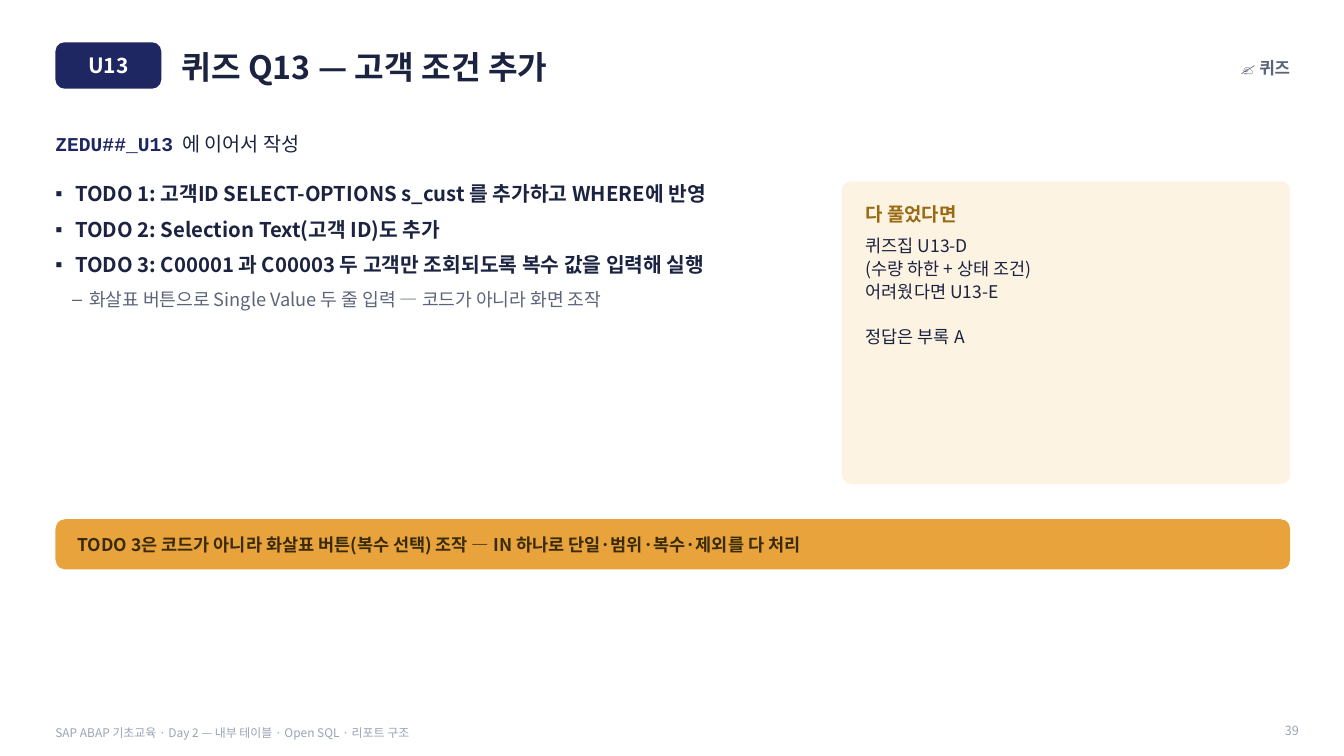
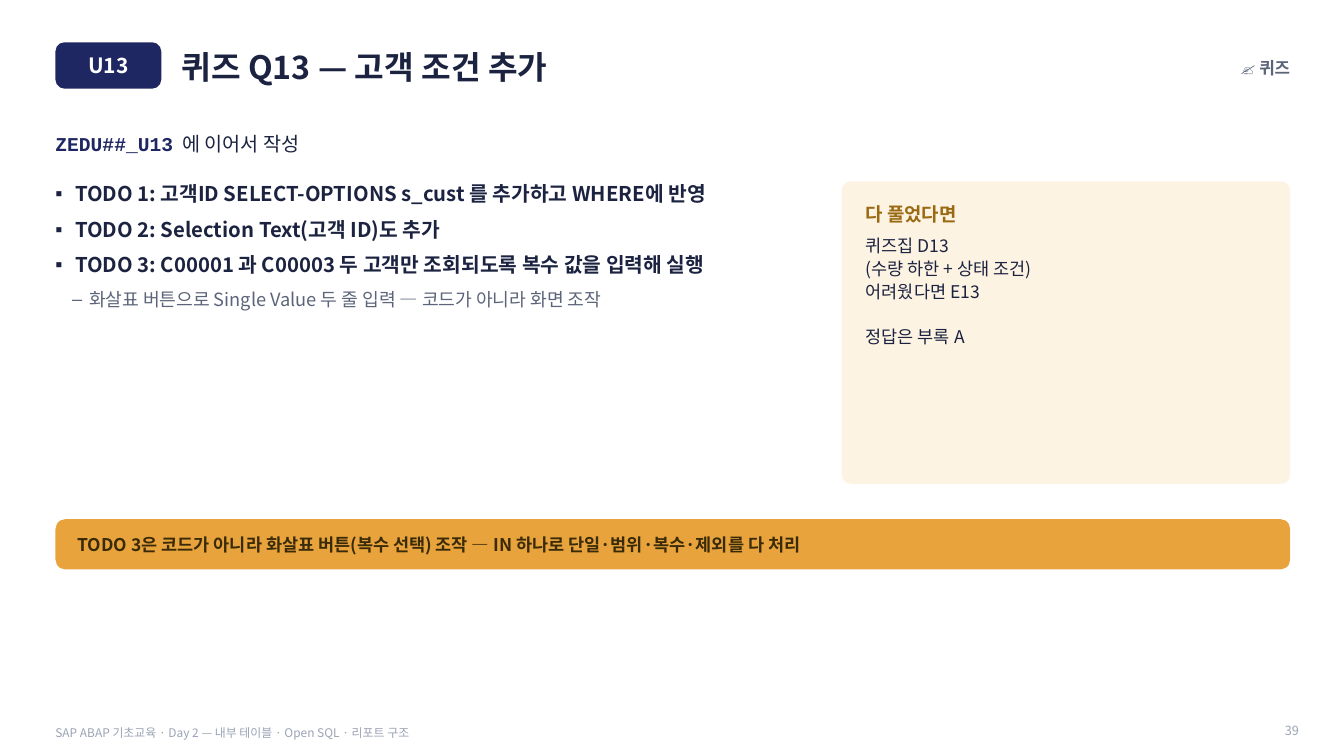
Before and after one commit to qdwe93/abap_beginner_2026, a slide deck: slide 39 of 50_슬라이드/SLIDES_Day2.pptx. Drawn at 1344x756 pixels with LibreOffice and Linux fonts; fonts in the diff are those of the drawing. Boxes give left, top, right and bottom in pixels: in the first picture for what was removed or moved away, otherwise in the second. Text is boxed around its words. In the diff, an @@ line names an element or a change of style, - is before the commit and + after.

```diff
--- a/50_슬라이드/SLIDES_Day2.pptx
+++ b/50_슬라이드/SLIDES_Day2.pptx
@@ text at (866,237,949,254): text changed @@
-퀴즈집 U13-D
+퀴즈집 D13
@@ text at (866,283,980,300): text changed @@
-어려웠다면 U13-E
+어려웠다면 E13
```
Also in this commit, not shown: 8 other slides changed, 6 other files.
